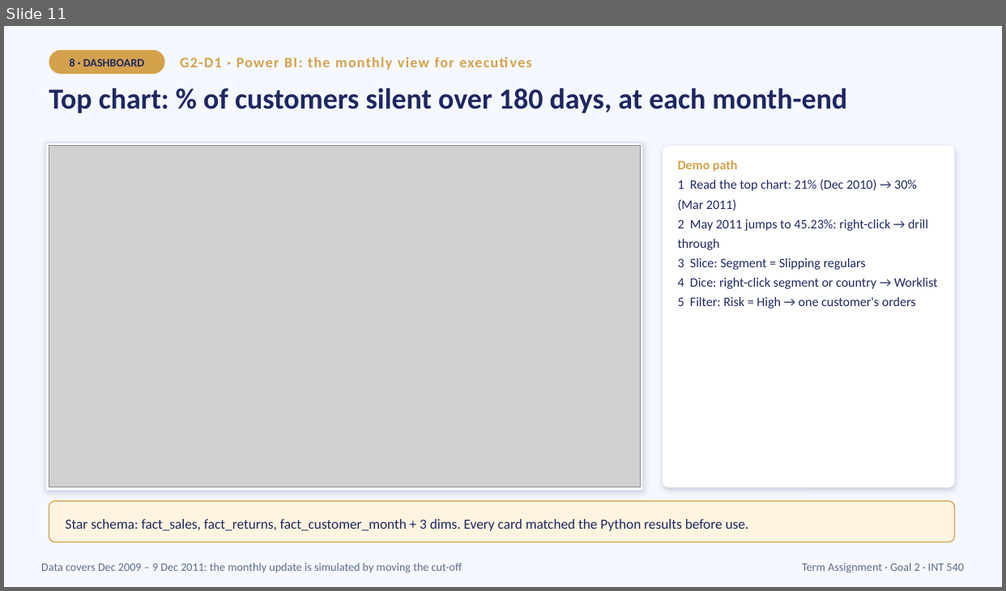
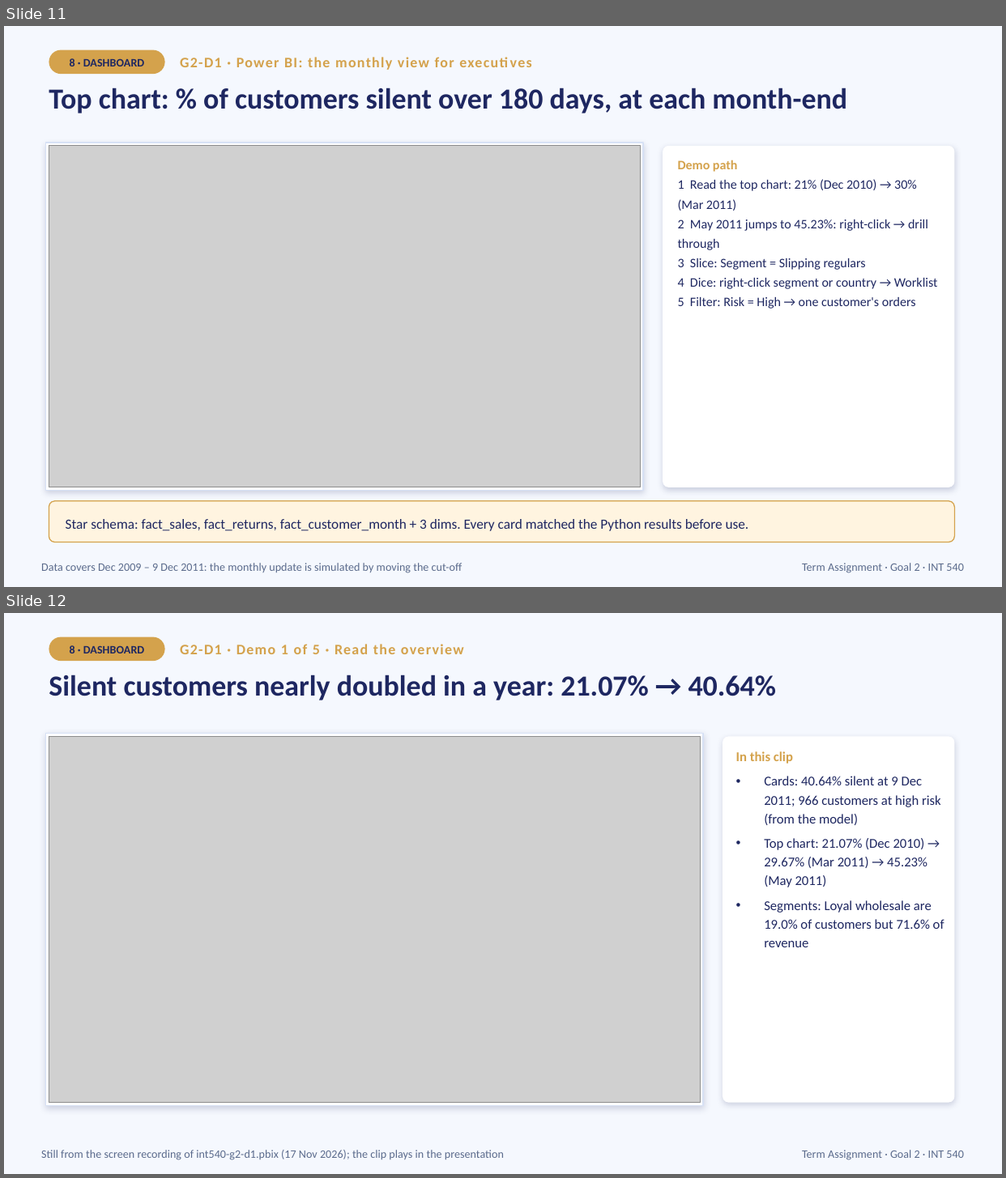
Before and after one commit to porrab/int540-term-assignment, a slide deck: slides/G2-presentation.pptx. Shown one above the other, each under a label of ours: slide 11 before the commit, slides 11 and 12 after it. The pictures are 1006x591 and 1006x1178 pixels, drawn with LibreOffice and Linux fonts; fonts in the diff are those of the drawing; grey boxes stand for pictures. Boxes give left, top, right and bottom in pixels: in the first picture for what was removed or moved away, otherwise in the second. Text is boxed around its words. In the diff, an @@ line names an element or a change of style, - is before the commit and + after.

```diff
--- a/slides/G2-presentation.pptx
+++ b/slides/G2-presentation.pptx
@@ slide 12 added at (x1=4, y1=613, x2=1002, y2=1174), background #F5F8FE @@
@@ rounded rectangle added at (x1=49, y1=637, x2=165, y2=661), fill #D4A24C @@
@@ text added at (x1=70, y1=645, x2=144, y2=653), 11 pt, text #1E2761, bold @@
+8 · DASHBOARD
@@ text added at (x1=180, y1=644, x2=464, y2=654), 14 pt, text #D4A24C, bold @@
+G2-D1 · Demo 1 of 5 · Read the overview
@@ text added at (x1=49, y1=675, x2=777, y2=700), 28 pt, text #1E2761, bold @@
+Silent customers nearly doubled in a year: 21.07% → 40.64%
@@ rectangle added at (x1=46, y1=734, x2=703, y2=1105), fill #FFFFFF, outline #D7E1F5 1 pt @@
@@ picture added at (x1=49, y1=736, x2=701, y2=1102) @@
@@ rounded rectangle added at (x1=722, y1=736, x2=955, y2=1102), fill #FFFFFF @@
@@ text added at (x1=736, y1=752, x2=944, y2=948), 13 pt, text #1E2761 @@
+In this clip
+• Cards: 40.64% silent at 9 Dec 2011; 966 customers at high risk (from the model)
+• Top chart: 21.07% (Dec 2010) → 29.67% (Mar 2011) → 45.23% (May 2011)
+• Segments: Loyal wholesale are 19.0% of customers but 71.6% of revenue
@@ text added at (x1=41, y1=1150, x2=504, y2=1161), 11 pt, text #5B6B8C @@
+Still from the screen recording of int540-g2-d1.pbix (17 Nov 2026); the clip plays in the presentation
@@ text added at (x1=802, y1=1150, x2=963, y2=1161), 11 pt, text #5B6B8C @@
+Term Assignment · Goal 2 · INT 540
```
Also in this commit, not shown: 1 slide changed, 5 other slides added, 17 other files.
